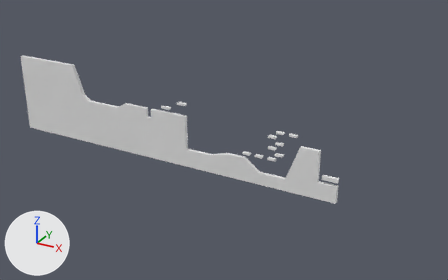
What one commit did to the Blender file blender/ground.blend.
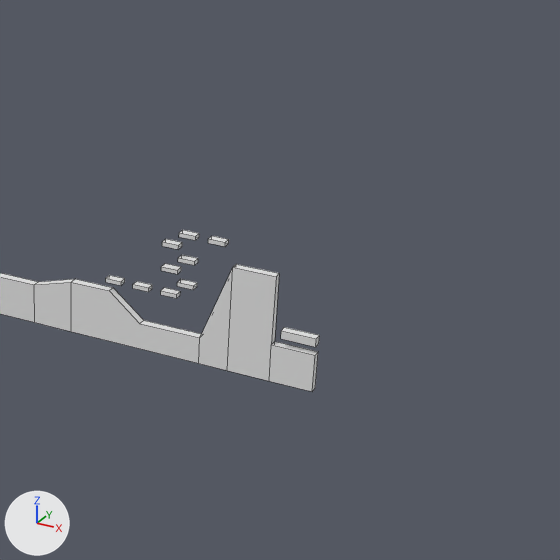
Old and new are each drawn whole from a camera (50 mm lens) standing at (239.0, -258.0, 149.0) and looking at (95.0, 5.0, 17.0) and again close up on the part from 43% to 100% of the width and 9% to 100% of the height. Every picture has the same lights, and +X, +Y and +Z are marked at lower left. The close-ups show mesh edges as thin lines.

The first close-up shows 'Ground'.
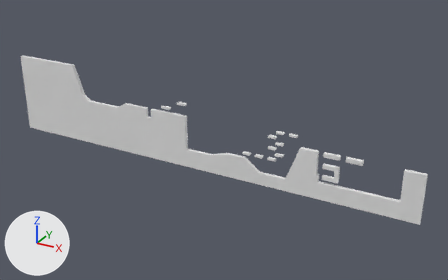
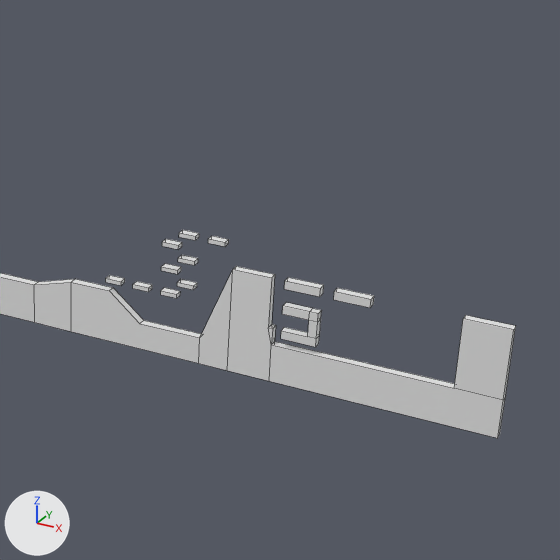
The change, as JSON lines over the scene's bpy script:
```json
{"block": "me_cube_003", "where": "# used by ob_ground; location = (0.0, 0.0, 0.0)"}
{"op": "remove", "block": "me_cube_003", "code": "me_cube_003.from_pydata(...)  # 174 vertices, 141 faces; spans x -40.0..160.0, y -1.0..1.0, z 0.0..46.0"}
{"op": "add", "block": "me_cube_003", "code": "me_cube_003.from_pydata(...)  # 216 vertices, 176 faces; spans x -40.0..200.0, y -1.0..1.0, z 0.0..46.0"}
{"block": "me_cube_003", "change": "me_cube_003 part 1: a new loose piece, a box spanning x 152.0..160.0, y -1.0..1.0, z 23.0..25.0"}
{"block": "me_cube_003", "change": "me_cube_003 part 2: a new loose piece, a box spanning x 163.0..171.0, y -1.0..1.0, z 23.0..25.0"}
{"block": "me_cube_003", "change": "me_cube_003 part 3"}
{"block": "me_cube_003", "change": "2 vertices are removed from x 160.0, y -1.0..1.0, z 9.0"}
{"block": "me_cube_003", "change": "10 faces are deleted"}
{"block": "me_cube_003", "change": "4 vertices move from x 150.0..160.0, y -1.0..1.0, z 0.0..26.0 to x 149.0..200.0, y -1.0..1.0, z 0.0..25.0"}
{"block": "me_cube_003", "change": "28 vertices are added at x 149.0..200.0, y -1.0..1.0, z 9.0..25.0"}
{"block": "me_cube_003", "change": "33 new faces join them"}
```

Location of each change, (x1, y1, x2, y2) in pixels of the close-ups (560 x 560 px):
```json
{"object": "Ground", "change": "reshaped", "before": [0, 230, 320, 392], "after": [0, 230, 516, 438]}
{"part": 1, "of": "me_cube_003", "change": "added", "after": [284, 277, 324, 297]}
{"part": 2, "of": "me_cube_003", "change": "added", "after": [334, 288, 374, 308]}
{"part": 3, "of": "me_cube_003", "change": "built on", "before": [232, 264, 319, 392], "after": [232, 266, 516, 438]}
```
